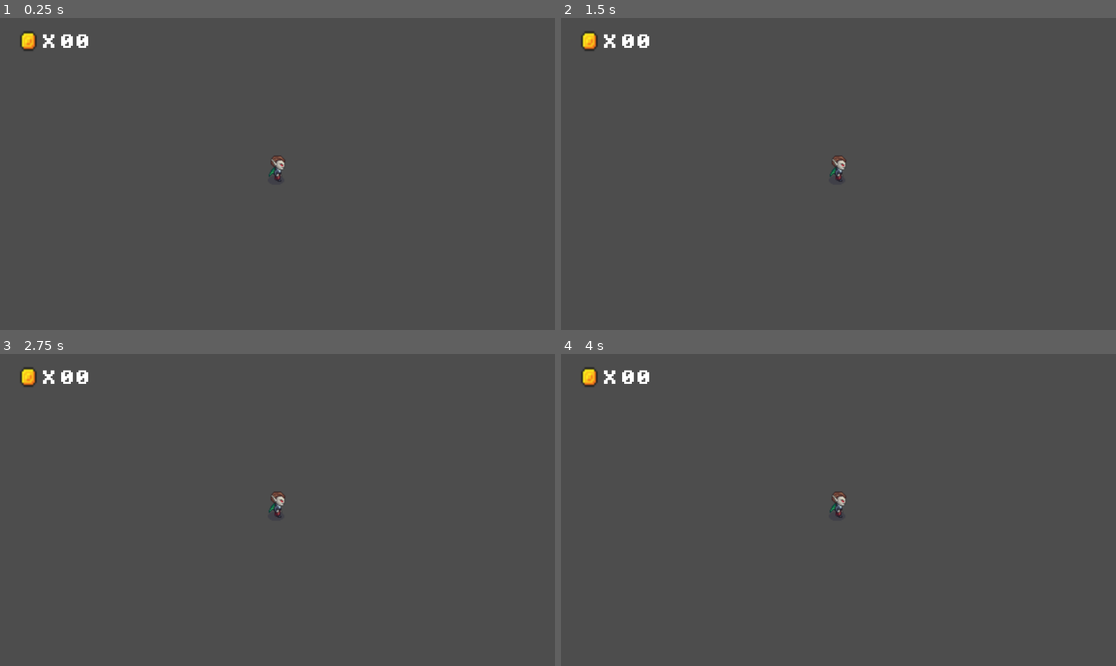
Above: before the commit, frames 1-4 (two rows, left to right).
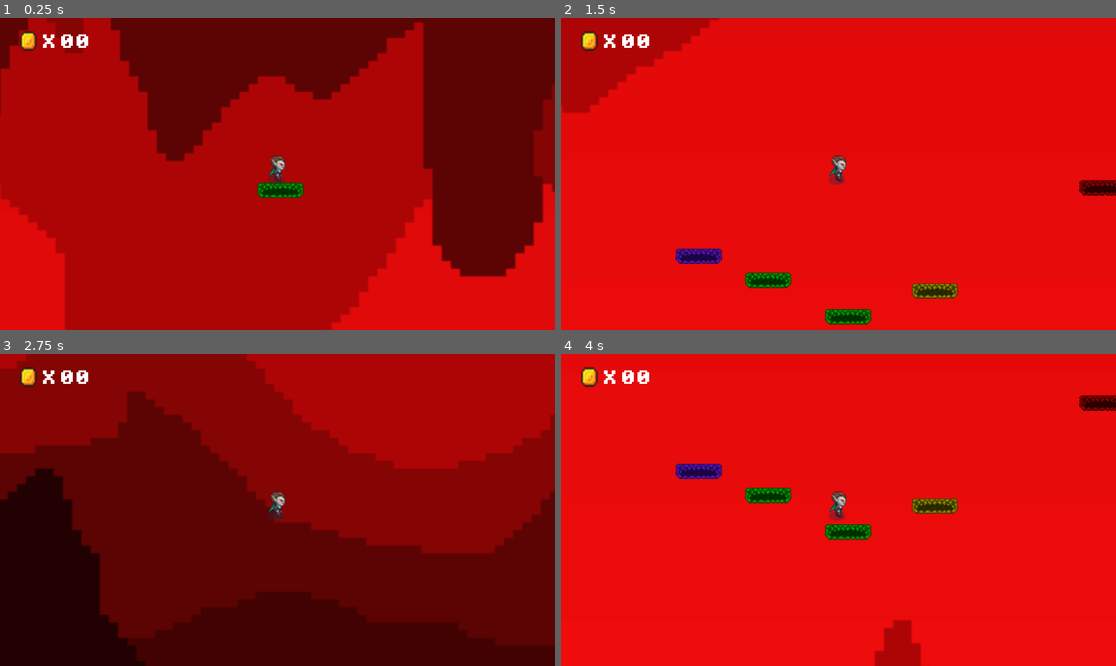
Above: after the commit, the same moments.

Repository: XxJuanelox622/Pixel_Jump_1
Game: Godot game, scene res://Level1.tscn
Same seed, same stepped clock (60 frames per second), same inputs: the game is played once before the commit and once after it. This scene is started directly instead of the project's main scene.
Inputs:
- Up to frame 1 (0.25 s): no input
- Up to frame 2 (1.5 s): tap Enter at 0.5 s; hold Right (ui_right) from 0.53 s (still down); tap E (recoger_objeto) at 0.6, 1.35 s; tap Up (ui_up) at 0.77 s
- Up to frame 3 (2.75 s): tap Up (ui_up) at 1.52 s; release Right (ui_right) at 2.03 s; hold Left (ui_left) from 2.03 s (still down); tap E (recoger_objeto) at 2.1 s
- Up to frame 4 (4 s): release Left (ui_left) at 2.78 s; hold Right (ui_right) from 2.78 s (still down); tap E (recoger_objeto) at 2.85, 3.6 s; tap Up (ui_up) at 3.02, 3.77 s

The runs differ from the first frame. In frame 1, 100% of the frame differs, in the area x 0-100%, y 0-100%; in frame 2, 100%; in frame 3, 100%; in frame 4, 100%.

Commit message:
Niveles_VF

Diff:
--- a/Level1.tscn
+++ b/Level1.tscn
@@ -1,17 +1,127 @@
-[gd_scene load_steps=3 format=3 uid="uid://y48o61oob1a"]
+[gd_scene load_steps=8 format=3 uid="uid://y48o61oob1a"]
 
+[ext_resource type="Texture2D" uid="uid://h3f6u6r8wbft" path="res://Preview.png" id="1_dn5ey"]
 [ext_resource type="PackedScene" uid="uid://cnc60ffuvqs6m" path="res://personaje.tscn" id="1_mc20k"]
 [ext_resource type="PackedScene" uid="uid://b6ymp714b6m4c" path="res://hub.tscn" id="2_cove1"]
+[ext_resource type="PackedScene" uid="uid://biofxf4yqfjwu" path="res://plataforma.tscn" id="2_lmyl5"]
+[ext_resource type="Texture2D" uid="uid://dtx5ch3e11g0n" path="res://Ship_portal_32x32.png" id="4_mlbie"]
+
+[sub_resource type="RectangleShape2D" id="RectangleShape2D_s3sxq"]
+size = Vector2(4847, 660.5)
+
+[sub_resource type="CircleShape2D" id="CircleShape2D_dn5ey"]
+radius = 27.074
 
 [node name="Node2D" type="Node2D"]
 
-[node name="Portal" type="Area2D" parent="."]
+[node name="Reset_area2" type="Area2D" parent="."]
 
-[node name="Sprite2D" type="Sprite2D" parent="Portal"]
+[node name="CollisionShape2D" type="CollisionShape2D" parent="Reset_area2"]
+position = Vector2(454.5, 1693.75)
+shape = SubResource("RectangleShape2D_s3sxq")
 
-[node name="CollisionShape2D" type="CollisionShape2D" parent="Portal/Sprite2D"]
+[node name="Portal1" type="Area2D" parent="."]
+position = Vector2(0, 1)
+
+[node name="Sprite2D2" type="Sprite2D" parent="Portal1"]
+position = Vector2(468, 343)
+scale = Vector2(2.38477, 1.99707)
+texture = ExtResource("1_dn5ey")
+
+[node name="Plataforma" parent="Portal1" instance=ExtResource("2_lmyl5")]
+position = Vector2(43, 62)
+
+[node name="Plataforma2" parent="Portal1" instance=ExtResource("2_lmyl5")]
+position = Vector2(85, 444)
+tipo = 4
+
+[node name="Plataforma3" parent="Portal1" instance=ExtResource("2_lmyl5")]
+position = Vector2(157, 469)
+
+[node name="Plataforma4" parent="Portal1" instance=ExtResource("2_lmyl5")]
+position = Vector2(240, 507)
+
+[node name="Plataforma5" parent="Portal1" instance=ExtResource("2_lmyl5")]
+position = Vector2(330, 480)
+tipo = 3
+
+[node name="Plataforma6" parent="Portal1" instance=ExtResource("2_lmyl5")]
+position = Vector2(589, 333)
+tipo = 2
+
+[node name="Plataforma7" parent="Portal1" instance=ExtResource("2_lmyl5")]
+position = Vector2(504, 373)
+tipo = 2
+
+[node name="Plataforma8" parent="Portal1" instance=ExtResource("2_lmyl5")]
+position = Vector2(674, 373)
+tipo = 2
+
+[node name="Plataforma9" parent="Portal1" instance=ExtResource("2_lmyl5")]
+position = Vector2(763, 354)
+tipo = 2
+
+[node name="Plataforma10" parent="Portal1" instance=ExtResource("2_lmyl5")]
+position = Vector2(838, 632)
+
+[node name="Plataforma11" parent="Portal1" instance=ExtResource("2_lmyl5")]
+position = Vector2(935, 631)
+
+[node name="Plataforma12" parent="Portal1" instance=ExtResource("2_lmyl5")]
+position = Vector2(999, 633)
+tipo = 1
+
+[node name="Plataforma13" parent="Portal1" instance=ExtResource("2_lmyl5")]
+position = Vector2(1132, 634)
+tipo = 3
+
+[node name="Plataforma14" parent="Portal1" instance=ExtResource("2_lmyl5")]
+position = Vector2(1228, 599)
+tipo = 3
+
+[node name="Plataforma15" parent="Portal1" instance=ExtResource("2_lmyl5")]
+position = Vector2(1323, 545)
+tipo = 3
+
+[node name="Plataforma16" parent="Portal1" instance=ExtResource("2_lmyl5")]
+position = Vector2(1410, 504)
+tipo = 4
+
+[node name="Plataforma17" parent="Portal1" instance=ExtResource("2_lmyl5")]
+position = Vector2(1504, 478)
+
+[node name="Plataforma18" parent="Portal1" instance=ExtResource("2_lmyl5")]
+position = Vector2(1596, 436)
+
+[node name="Plataforma19" parent="Portal1" instance=ExtResource("2_lmyl5")]
+position = Vector2(1685, 396)
+tipo = 3
+
+[node name="Plataforma20" parent="Portal1" instance=ExtResource("2_lmyl5")]
+position = Vector2(1553, 211)
+tipo = 2
+
+[node name="Plataforma21" parent="Portal1" instance=ExtResource("2_lmyl5")]
+position = Vector2(1458, 180)
+tipo = 2
+
+[node name="Plataforma22" parent="Portal1" instance=ExtResource("2_lmyl5")]
+position = Vector2(1356, 142)
+
+[node name="CollisionShape2D" type="CollisionShape2D" parent="Portal1"]
+position = Vector2(1328, 29)
+shape = SubResource("CircleShape2D_dn5ey")
 
 [node name="Personaje" parent="." instance=ExtResource("1_mc20k")]
 position = Vector2(40, 26)
 
+[node name="Sprite2D" type="Sprite2D" parent="."]
+position = Vector2(1327, 29)
+scale = Vector2(1.63889, 1.59375)
+texture = ExtResource("4_mlbie")
+hframes = 8
+
 [node name="hub" parent="." instance=ExtResource("2_cove1")]
+
+[connection signal="body_entered" from="Reset_area2" to="Personaje" method="_on_reset_area_2_body_entered"]
+[connection signal="body_entered" from="Portal1" to="Personaje" method="_on_portal1_body_entered"]
--- a/Level2.tscn
+++ b/Level2.tscn
@@ -1,25 +1,225 @@
-[gd_scene load_steps=4 format=3 uid="uid://buj40gi1ure7b"]
+[gd_scene load_steps=7 format=3 uid="uid://buj40gi1ure7b"]
 
 [ext_resource type="Texture2D" uid="uid://h3f6u6r8wbft" path="res://Preview.png" id="1_q04gf"]
 [ext_resource type="PackedScene" uid="uid://cnc60ffuvqs6m" path="res://personaje.tscn" id="2_s8dg4"]
+[ext_resource type="PackedScene" uid="uid://biofxf4yqfjwu" path="res://plataforma.tscn" id="3_ex07k"]
+[ext_resource type="Texture2D" uid="uid://dtx5ch3e11g0n" path="res://Ship_portal_32x32.png" id="4_psxy2"]
 
 [sub_resource type="RectangleShape2D" id="RectangleShape2D_ex07k"]
 size = Vector2(6468, 985)
 
+[sub_resource type="CircleShape2D" id="CircleShape2D_ex07k"]
+radius = 16.0
+
 [node name="Node2D" type="Node2D"]
+
+[node name="reset_area3" type="Area2D" parent="."]
+
+[node name="CollisionShape2D" type="CollisionShape2D" parent="reset_area3"]
+position = Vector2(27, 1529.5)
+shape = SubResource("RectangleShape2D_ex07k")
 
 [node name="Sprite2D" type="Sprite2D" parent="."]
 position = Vector2(31.5001, -393.5)
 scale = Vector2(3.16455, 2.78418)
 texture = ExtResource("1_q04gf")
 
-[node name="reset_area3" type="Area2D" parent="."]
-
-[node name="CollisionShape2D" type="CollisionShape2D" parent="reset_area3"]
-position = Vector2(27, 1529.5)
-shape = SubResource("RectangleShape2D_ex07k")
-
 [node name="Personaje" parent="." instance=ExtResource("2_s8dg4")]
-position = Vector2(-2107, -245)
-
-[connection signal="body_exited" from="reset_area3" to="Personaje" method="_on_reset_area_3_body_exited"]
+position = Vector2(-3, 1)
+
+[node name="Plataforma" parent="." instance=ExtResource("3_ex07k")]
+position = Vector2(-5, 42)
+
+[node name="Plataforma2" parent="." instance=ExtResource("3_ex07k")]
+position = Vector2(61, 323)
+tipo = 2
+
+[node name="Plataforma3" parent="." instance=ExtResource("3_ex07k")]
+position = Vector2(245, 326)
+tipo = 2
+
+[node name="Plataforma4" parent="." instance=ExtResource("3_ex07k")]
+position = Vector2(370, 569)
+tipo = 3
+
+[node name="Plataforma5" parent="." instance=ExtResource("3_ex07k")]
+position = Vector2(506, 253)
+tipo = 1
+
+[node name="Plataforma6" parent="." instance=ExtResource("3_ex07k")]
+position = Vector2(685, 253)
+
+[node name="Plataforma7" parent="." instance=ExtResource("3_ex07k")]
+position = Vector2(789, 194)
+
+[node name="Plataforma8" parent="." instance=ExtResource("3_ex07k")]
+position = Vector2(884, 147)
+
+[node name="Plataforma9" parent="." instance=ExtResource("3_ex07k")]
+position = Vector2(1002, 576)
+tipo = 4
+
+[node name="Plataforma10" parent="." instance=ExtResource("3_ex07k")]
+position = Vector2(1120, 451)
+
+[node name="Plataforma11" parent="." instance=ExtResource("3_ex07k")]
+position = Vector2(1249, 382)
+tipo = 3
+
+[node name="Plataforma12" parent="." instance=ExtResource("3_ex07k")]
+position = Vector2(1355, 246)
+tipo = 3
+
+[node name="Plataforma13" parent="." instance=ExtResource("3_ex07k")]
+position = Vector2(1478, 118)
+tipo = 3
+
+[node name="Plataforma14" parent="." instance=ExtResource("3_ex07k")]
+position = Vector2(1647, 65)
+
+[node name="Plataforma15" parent="." instance=ExtResource("3_ex07k")]
+position = Vector2(1780, 82)
+
+[node name="Plataforma16" parent="." instance=ExtResource("3_ex07k")]
+position = Vector2(1841, 152)
+
+[node name="Plataforma17" parent="." instance=ExtResource("3_ex07k")]
+position = Vector2(1959, 103)
+
+[node name="Plataforma18" parent="." instance=ExtResource("3_ex07k")]
+position = Vector2(2069, 161)
+
+[node name="Plataforma19" parent="." instance=ExtResource("3_ex07k")]
+position = Vector2(2185, 109)
+
+[node name="Plataforma20" parent="." instance=ExtResource("3_ex07k")]
+position = Vector2(2280, 166)
+
+[node name="Plataforma21" parent="." instance=ExtResource("3_ex07k")]
+position = Vector2(2371, 119)
+tipo = 2
+
+[node name="Plataforma22" parent="." instance=ExtResource("3_ex07k")]
+position = Vector2(2498, 162)
+
+[node name="Plataforma23" parent="." instance=ExtResource("3_ex07k")]
+position = Vector2(2379, 432)
+
+[node name="Plataforma24" parent="." instance=ExtResource("3_ex07k")]
+position = Vector2(2241, 507)
+tipo = 1
+
+[node name="Plataforma25" parent="." instance=ExtResource("3_ex07k")]
+position = Vector2(2087, 576)
+
+[node name="Plataforma26" parent="." instance=ExtResource("3_ex07k")]
+position = Vector2(1925, 687)
+tipo = 3
+
+[node name="Plataforma27" parent="." instance=ExtResource("3_ex07k")]
+position = Vector2(1601, 814)
+tipo = 2
+
+[node name="Plataforma28" parent="." instance=ExtResource("3_ex07k")]
+position = Vector2(1424, 834)
+tipo = 2
+
+[node name="Plataforma29" parent="." instance=ExtResource("3_ex07k")]
+position = Vector2(1238, 875)
+tipo = 2
+
+[node name="Plataforma30" parent="." instance=ExtResource("3_ex07k")]
+position = Vector2(1052, 902)
+tipo = 2
+
+[node name="Plataforma31" parent="." instance=ExtResource("3_ex07k")]
+position = Vector2(858, 921)
+tipo = 3
+
+[node name="Plataforma32" parent="." instance=ExtResource("3_ex07k")]
+position = Vector2(773, 830)
+tipo = 4
+
+[node name="Plataforma33" parent="." instance=ExtResource("3_ex07k")]
+position = Vector2(677, 787)
+tipo = 4
+
+[node name="Plataforma34" parent="." instance=ExtResource("3_ex07k")]
+position = Vector2(903, 550)
+tipo = 4
+
+[node name="Plataforma35" parent="." instance=ExtResource("3_ex07k")]
+position = Vector2(552, 924)
+
+[node name="Plataforma36" parent="." instance=ExtResource("3_ex07k")]
+position = Vector2(393, 937)
+
+[node name="Plataforma37" parent="." instance=ExtResource("3_ex07k")]
+position = Vector2(223, 942)
+
+[node name="Plataforma38" parent="." instance=ExtResource("3_ex07k")]
+position = Vector2(39, 903)
+
+[node name="Plataforma39" parent="." instance=ExtResource("3_ex07k")]
+position = Vector2(-113, 849)
+
+[node name="Plataforma40" parent="." instance=ExtResource("3_ex07k")]
+position = Vector2(106, 399)
+tipo = 4
+
+[node name="Plataforma41" parent="." instance=ExtResource("3_ex07k")]
+position = Vector2(149, 399)
+tipo = 4
+
+[node name="Plataforma42" parent="." instance=ExtResource("3_ex07k")]
+position = Vector2(198, 399)
+tipo = 4
+
+[node name="Plataforma43" parent="." instance=ExtResource("3_ex07k")]
+position = Vector2(-289, 862)
+tipo = 3
+
+[node name="Plataforma44" parent="." instance=ExtResource("3_ex07k")]
+position = Vector2(-541, 853)
+tipo = 3
+
+[node name="Plataforma45" parent="." instance=ExtResource("3_ex07k")]
+position = Vector2(-713, 728)
+
+[node name="Plataforma46" parent="." instance=ExtResource("3_ex07k")]
+position = Vector2(-909, 645)
+tipo = 3
+
+[node name="Plataforma47" parent="." instance=ExtResource("3_ex07k")]
+position = Vector2(-128, 190)
+tipo = 4
+
+[node name="Plataforma48" parent="." instance=ExtResource("3_ex07k")]
+position = Vector2(-176, 188)
+tipo = 4
+
+[node name="Plataforma49" parent="." instance=ExtResource("3_ex07k")]
+position = Vector2(-79, 188)
+tipo = 4
+
+[node name="Plataforma50" parent="." instance=ExtResource("3_ex07k")]
+position = Vector2(-225, 188)
+tipo = 4
+
+[node name="Plataforma51" parent="." instance=ExtResource("3_ex07k")]
+position = Vector2(-272, 185)
+tipo = 4
+
+[node name="Portal2" type="Area2D" parent="Plataforma51"]
+
+[node name="Sprite2D" type="Sprite2D" parent="Plataforma51/Portal2"]
+position = Vector2(-787, 286)
+texture = ExtResource("4_psxy2")
+hframes = 8
+
+[node name="CollisionShape2D" type="CollisionShape2D" parent="Plataforma51/Portal2"]
+position = Vector2(-787, 285)
+shape = SubResource("CircleShape2D_ex07k")
+
+[connection signal="body_entered" from="reset_area3" to="Personaje" method="_on_reset_area_3_body_entered"]
+[connection signal="body_exited" from="Plataforma51/Portal2" to="Personaje" method="_on_portal_2_body_exited"]
--- a/nivel0.tscn
+++ b/nivel0.tscn
@@ -1,10 +1,9 @@
-[gd_scene load_steps=9 format=3 uid="uid://d3hy3uk8vrjfc"]
+[gd_scene load_steps=8 format=3 uid="uid://d3hy3uk8vrjfc"]
 
 [ext_resource type="Texture2D" uid="uid://dtx5ch3e11g0n" path="res://Ship_portal_32x32.png" id="1_jx64p"]
 [ext_resource type="PackedScene" uid="uid://cnc60ffuvqs6m" path="res://personaje.tscn" id="2_jx64p"]
 [ext_resource type="PackedScene" uid="uid://biofxf4yqfjwu" path="res://plataforma.tscn" id="3_wmlxa"]
 [ext_resource type="Texture2D" uid="uid://h3f6u6r8wbft" path="res://Preview.png" id="4_wmlxa"]
-[ext_resource type="PackedScene" uid="uid://dc4q7l1bjqldp" path="res://Objeto.tscn" id="5_hjuvm"]
 [ext_resource type="PackedScene" uid="uid://b6ymp714b6m4c" path="res://hub.tscn" id="6_3213g"]
 
 [sub_resource type="RectangleShape2D" id="RectangleShape2D_elrdk"]
@@ -47,8 +46,7 @@
 position = Vector2(375, 106)
 
 [node name="Plataforma3" parent="." instance=ExtResource("3_wmlxa")]
-position = Vector2(257, 106)
-tipo = 2
+position = Vector2(249, 200)
 
 [node name="Plataforma4" parent="." instance=ExtResource("3_wmlxa")]
 position = Vector2(448, 79)
@@ -74,12 +72,6 @@
 [node name="Plataforma8" parent="." instance=ExtResource("3_wmlxa")]
 position = Vector2(746, 108)
 
-[node name="Node2D" parent="." instance=ExtResource("5_hjuvm")]
-position = Vector2(256, 111)
-
-[node name="Node2D2" parent="." instance=ExtResource("5_hjuvm")]
-position = Vector2(163, 102)
-
 [node name="hub" parent="." instance=ExtResource("6_3213g")]
 
 [node name="Plataforma10" parent="." instance=ExtResource("3_wmlxa")]
--- a/personaje.gd
+++ b/personaje.gd
@@ -35,10 +35,26 @@
 	get_node("/root/world/HUB").update_count(puntaje)
 
 
+@warning_ignore("unused_parameter")
 func _on_Portal_body_entered(body: Node2D) -> void:
 	get_tree().change_scene_to_file("res://Level1.tscn")
 	pass # Replace with function body.
 
 
+@warning_ignore("unused_parameter")
 func _on_reset_area_2_body_entered(body: Node2D) -> void:
+	get_tree().reload_current_scene()
 	pass # Replace with function body.
+
+func _on_portal1_body_entered(body: Node2D) -> void:
+	get_tree().change_scene_to_file("res://Level2.tscn")
+	pass # Replace with function body.
+
+func _on_portal_2_body_exited(body: Node2D) -> void:
+	get_tree().change_scene_to_file("res://Level0.tscn")
+	pass # Replace with function body.
+
+
+func _on_reset_area_3_body_entered(body: Node2D) -> void:
+	get_tree().reload_current_scene()
+	pass # Replace with function body.
